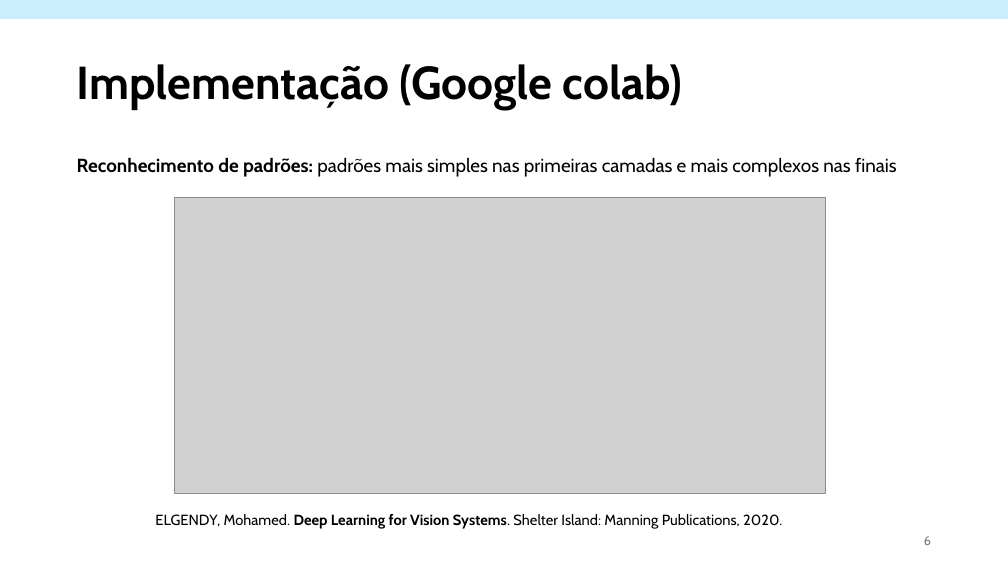
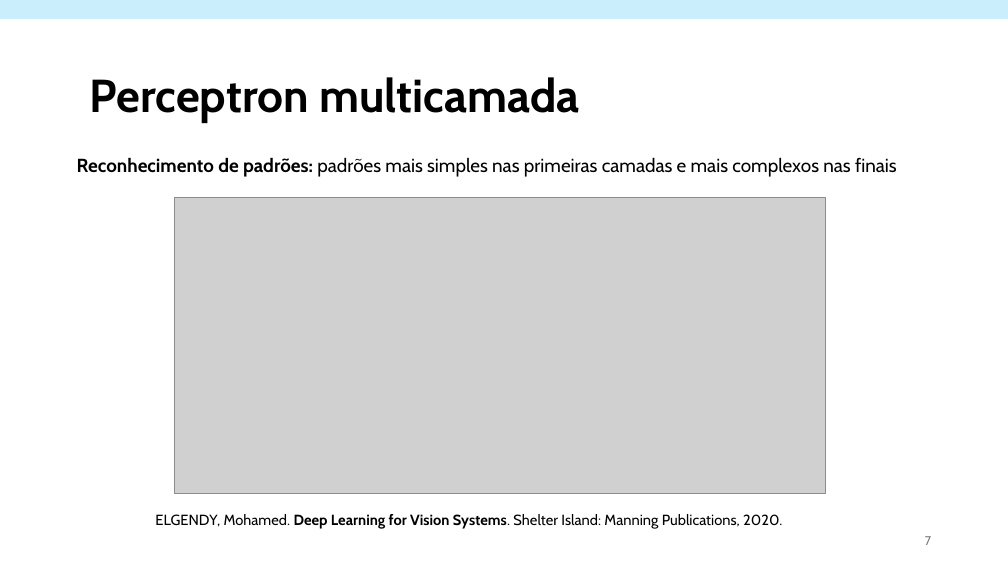
Before and after one commit to OviedoVR/ML_especializacao, a slide deck: slide 7 of assets/MachineLearning_RedesNeurais.pptx (slide 6 before the commit). Drawn at 1008x567 pixels with LibreOffice and Linux fonts; fonts in the diff are those of the drawing; grey boxes stand for pictures. Boxes give left, top, right and bottom in pixels: in the first picture for what was removed or moved away, otherwise in the second. Text is boxed around its words. In the diff, an @@ line names an element or a change of style, - is before the commit and + after.

```diff
--- a/assets/MachineLearning_RedesNeurais.pptx
+++ b/assets/MachineLearning_RedesNeurais.pptx
@@ title removed at [77, 64, 683, 110] @@
-Implementação (Google colab)
@@ text added at [89, 77, 579, 123], 44 pt, text #000000, bold @@
+Perceptron multicamada
@@ page number at [925, 536, 931, 545]: text changed @@
-6
+7
```
Also in this commit, not shown: 1 other slide changed, 3 slides removed, 2 other files.
